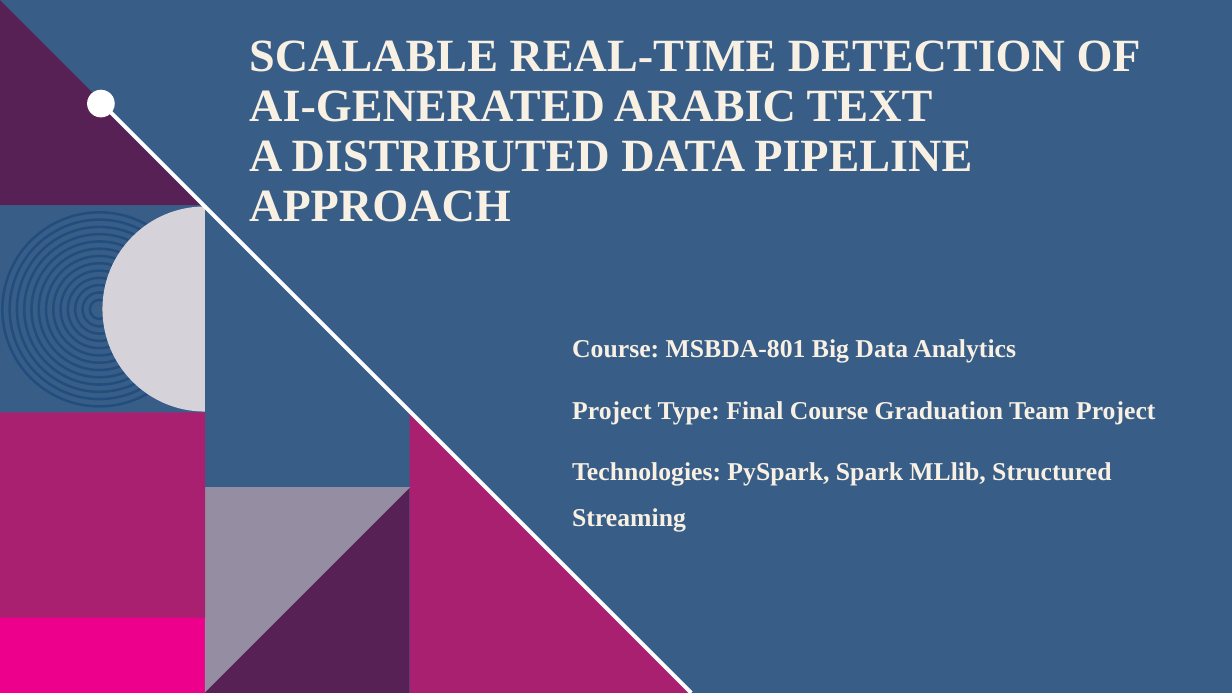
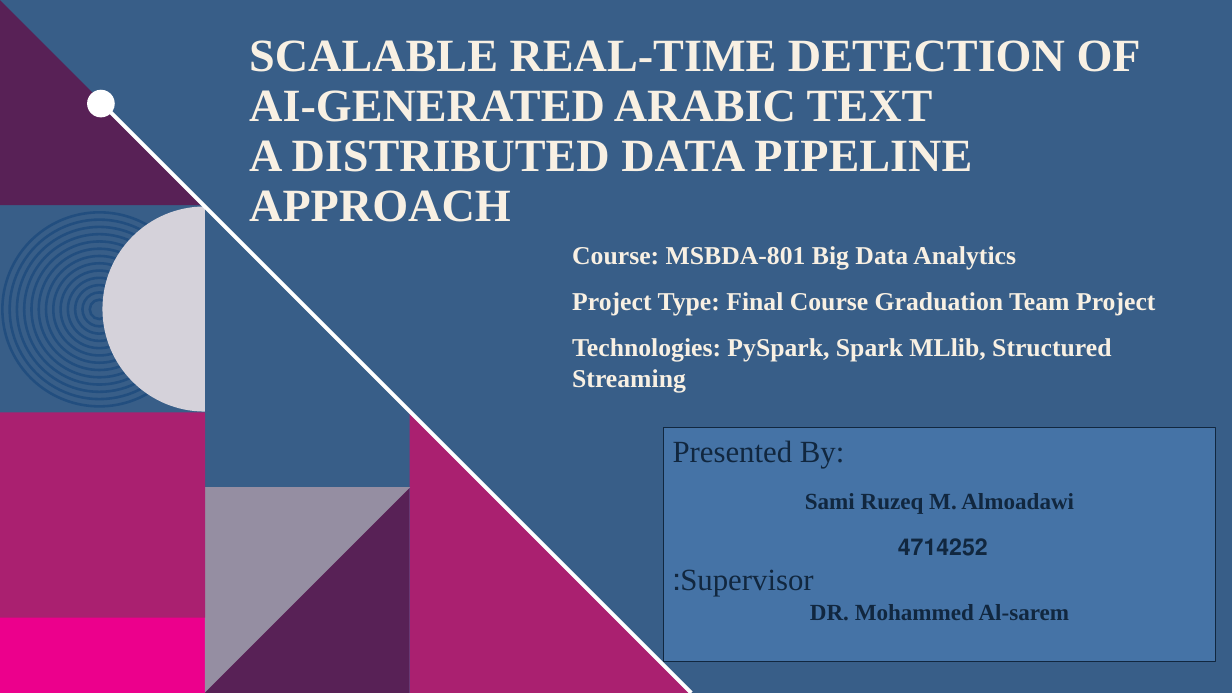
Before and after one commit to Sami-Almoadawi/MSBDA-801-Big-Data-Analytics-Project, a slide deck: slide 1 of reports/presentation/Arabic_AI_Text_Detection_Project.pptx. Drawn at 1232x693 pixels with LibreOffice and Linux fonts; fonts in the diff are those of the drawing; background and template pictures are left out. Boxes give left, top, right and bottom in pixels: in the first picture for what was removed or moved away, otherwise in the second. Text is boxed around its words. In the diff, an @@ line names an element or a change of style, - is before the commit and + after.

```diff
--- a/reports/presentation/Arabic_AI_Text_Detection_Project.pptx
+++ b/reports/presentation/Arabic_AI_Text_Detection_Project.pptx
@@ subtitle "Course: MSBDA-801 Big Data Analytics": place and size @@
-subtitle "Course: MSBDA-801 Big Data Analytics" at bbox=[572, 339, 1155, 532]
+subtitle "Course: MSBDA-801 Big Data Analytics" at bbox=[572, 246, 1155, 393]
@@ subtitle "Course: MSBDA-801 Big Data Analytics" at bbox=[572, 246, 1155, 393]: line spacing 1.5 to 1 @@
@@ rectangle added at bbox=[664, 428, 1216, 662], fill #5A93D3 at 40% opacity, outline #112740 1 pt, 18 pt, text #112740, bold @@
+Presented By:
+Sami Ruzeq M. Almoadawi
+4714252
+Supervisor:
+DR. Mohammed Al-sarem
```
Also in this commit, not shown: 3 other slides changed, 3 slides added, 3 other files.
